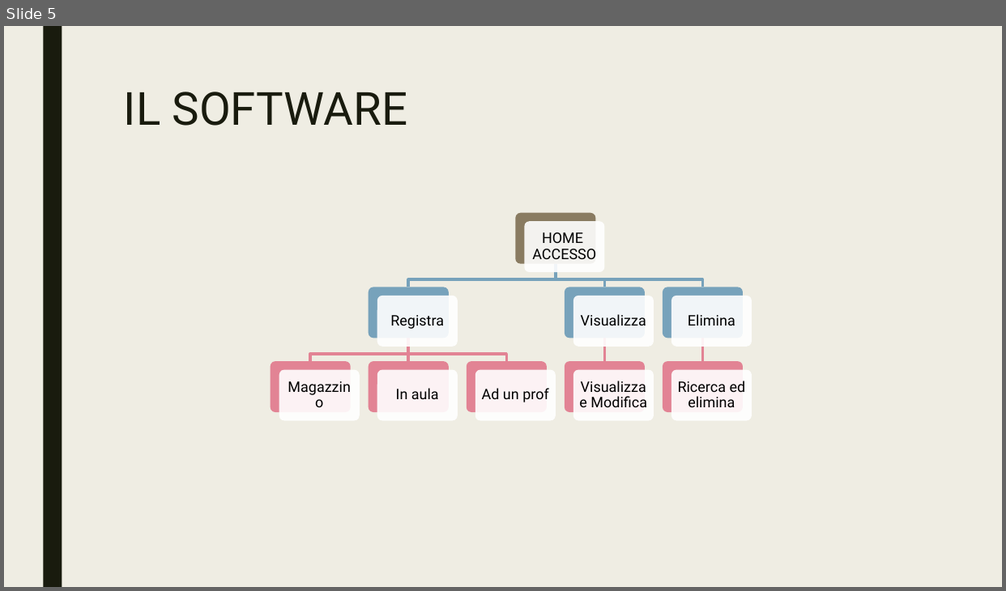
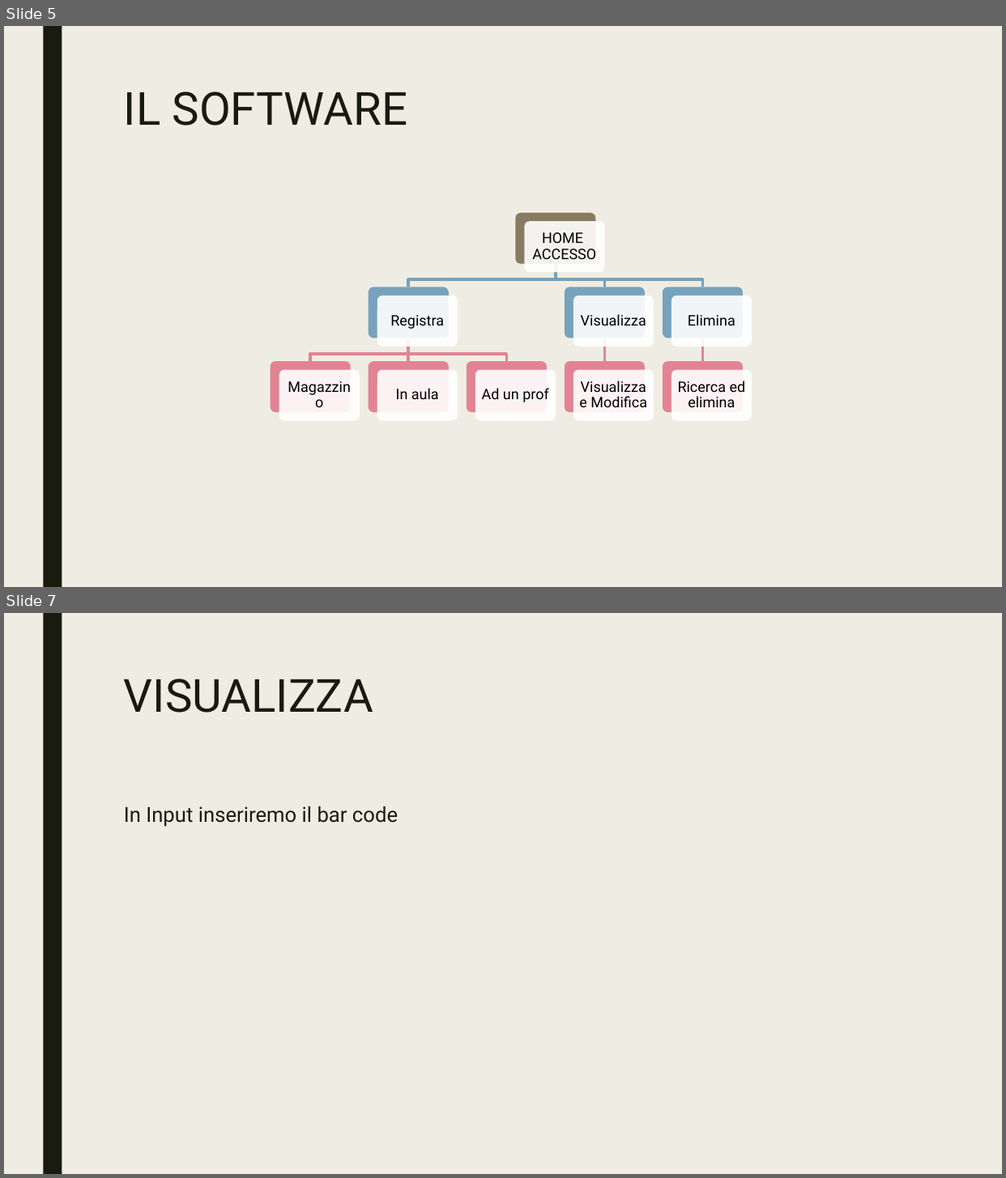
Before and after one commit to CamagniR/GestioneProgetto, a slide deck: DOCUMENTAZIONE/Presentazione GestioneProgetto.pptx. Shown one above the other, each under a label of ours: slide 5 before the commit, slides 5 and 7 after it; the slides between them are not shown. The pictures are 1006x591 and 1006x1178 pixels, drawn with LibreOffice and Linux fonts; fonts in the diff are those of the drawing. Boxes give left, top, right and bottom in pixels: in the first picture for what was removed or moved away, otherwise in the second. Text is boxed around its words. In the diff, an @@ line names an element or a change of style, - is before the commit and + after.

```diff
--- a/DOCUMENTAZIONE/Presentazione GestioneProgetto.pptx
+++ b/DOCUMENTAZIONE/Presentazione GestioneProgetto.pptx
@@ slide 7 added at box(4, 613, 1002, 1174), background #EFEDE3; not listed: 1 template element that a slide beside it also shows @@
@@ title added at box(124, 679, 373, 713), 44 pt, text #191B0E @@
+VISUALIZZA
@@ text added at box(124, 806, 398, 827), 20 pt, text #191B0E @@
+In Input inseriremo il bar code
```
Also in this commit, not shown: 1 other slide added.
